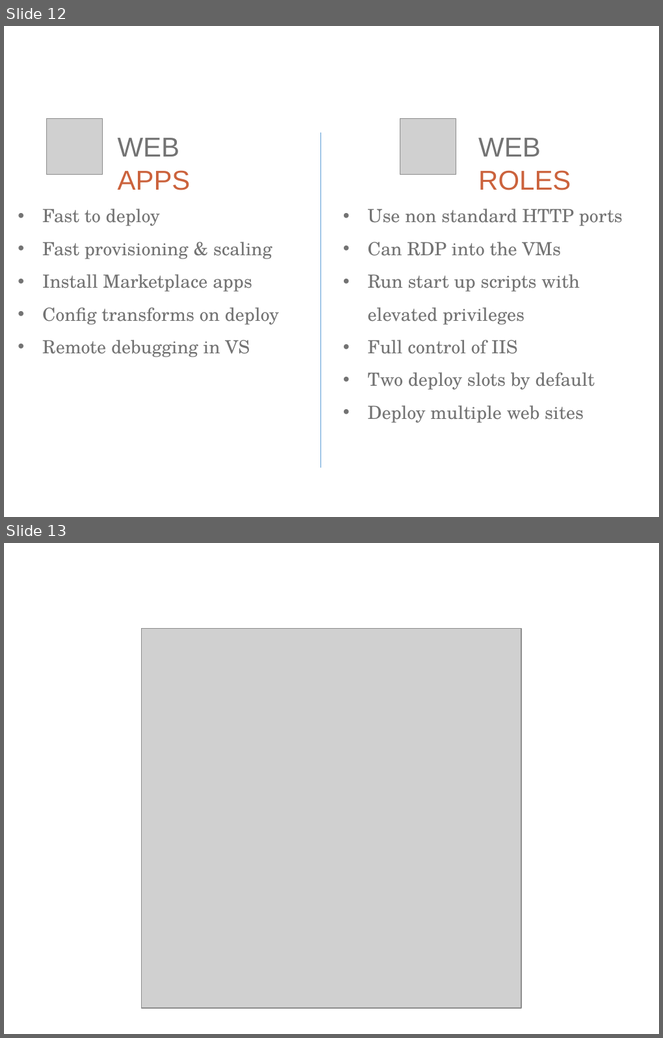
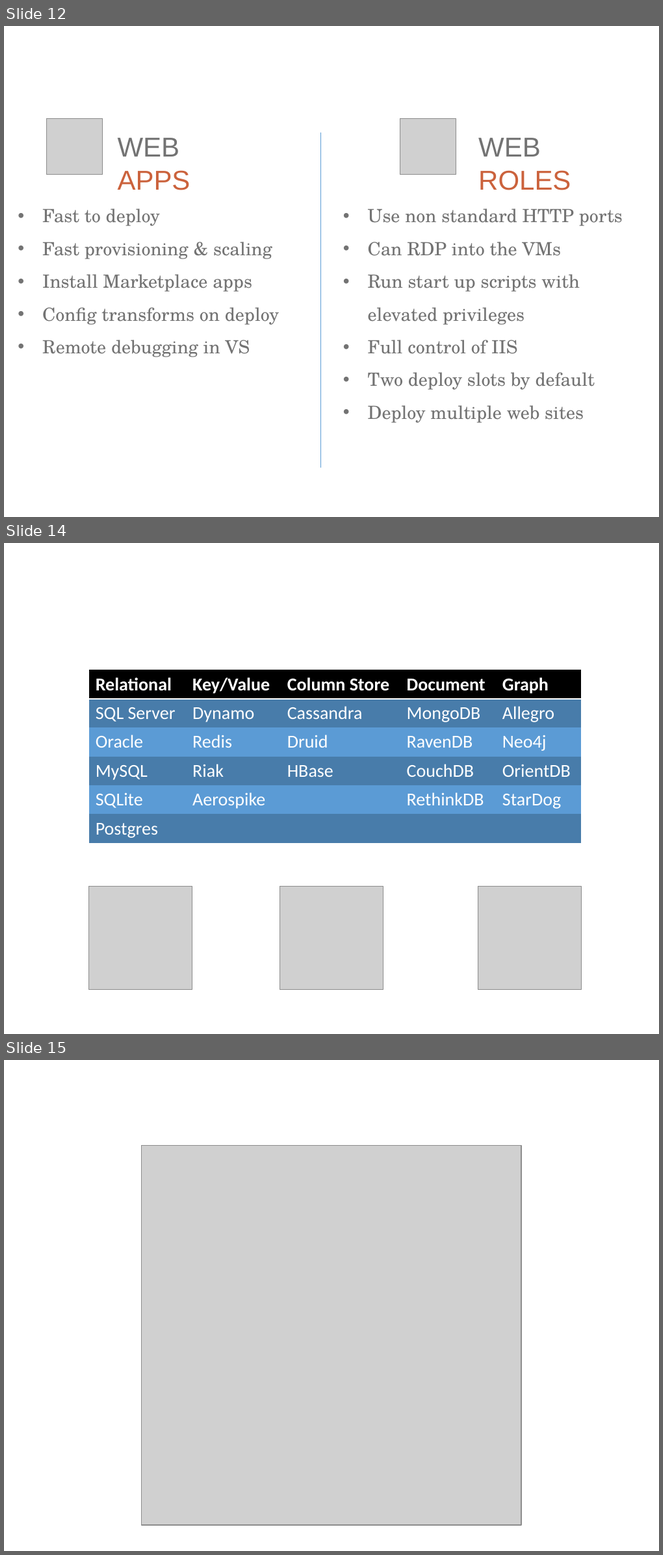
Before and after one commit to ritasker/Presentations-Archive, a slide deck: Current/Azure The Good Parts Web Apps/AzureTheGoodParts-WebApps.pptx. Shown one above the other, each under a label of ours: slides 12 and 13 before the commit, slides 12, 14 and 15 after it; the slides between them are not shown. The pictures are 663x1038 and 663x1555 pixels, drawn with LibreOffice and Linux fonts; fonts in the diff are those of the drawing; grey boxes stand for pictures; background and template pictures are left out. Boxes give left, top, right and bottom in pixels: in the first picture for what was removed or moved away, otherwise in the second. Text is boxed around its words. In the diff, an @@ line names an element or a change of style, - is before the commit and + after.

Commit message:
Makes a start on Data Stores.

```diff
--- a/Current/Azure The Good Parts Web Apps/AzureTheGoodParts-WebApps.pptx
+++ b/Current/Azure The Good Parts Web Apps/AzureTheGoodParts-WebApps.pptx
@@ slide 14 added at (4,543,659,1034), background picture (left out) @@
@@ table added at (89,670,581,841), 6 rows, 5 columns @@
+Relational | Key/Value | Column Store | Document | Graph
+SQL Server | Dynamo | Cassandra | MongoDB | Allegro
+Oracle | Redis | Druid | RavenDB | Neo4j
+MySQL | Riak | HBase | CouchDB | OrientDB
+SQLite | Aerospike |  | RethinkDB | StarDog
+Postgres |  |  |  | 
@@ picture added at (89,887,192,990) @@
@@ picture added at (280,887,383,990) @@
@@ picture added at (478,887,581,990) @@
@@ what was slide 13 is now slide 15 @@
```
Also in this commit, not shown: 5 other slides added.
